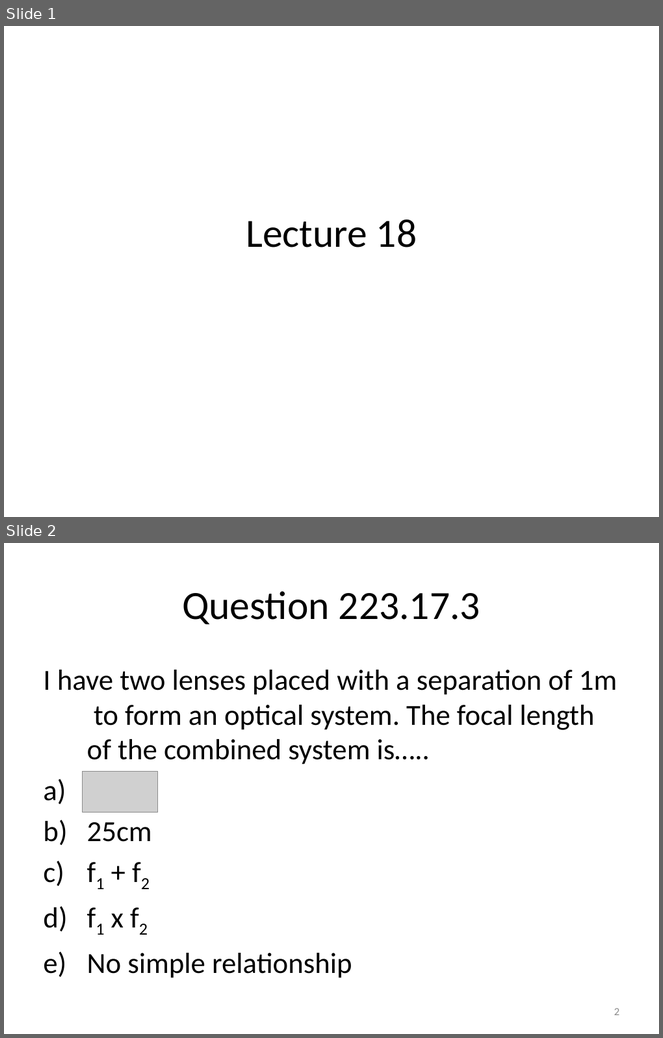
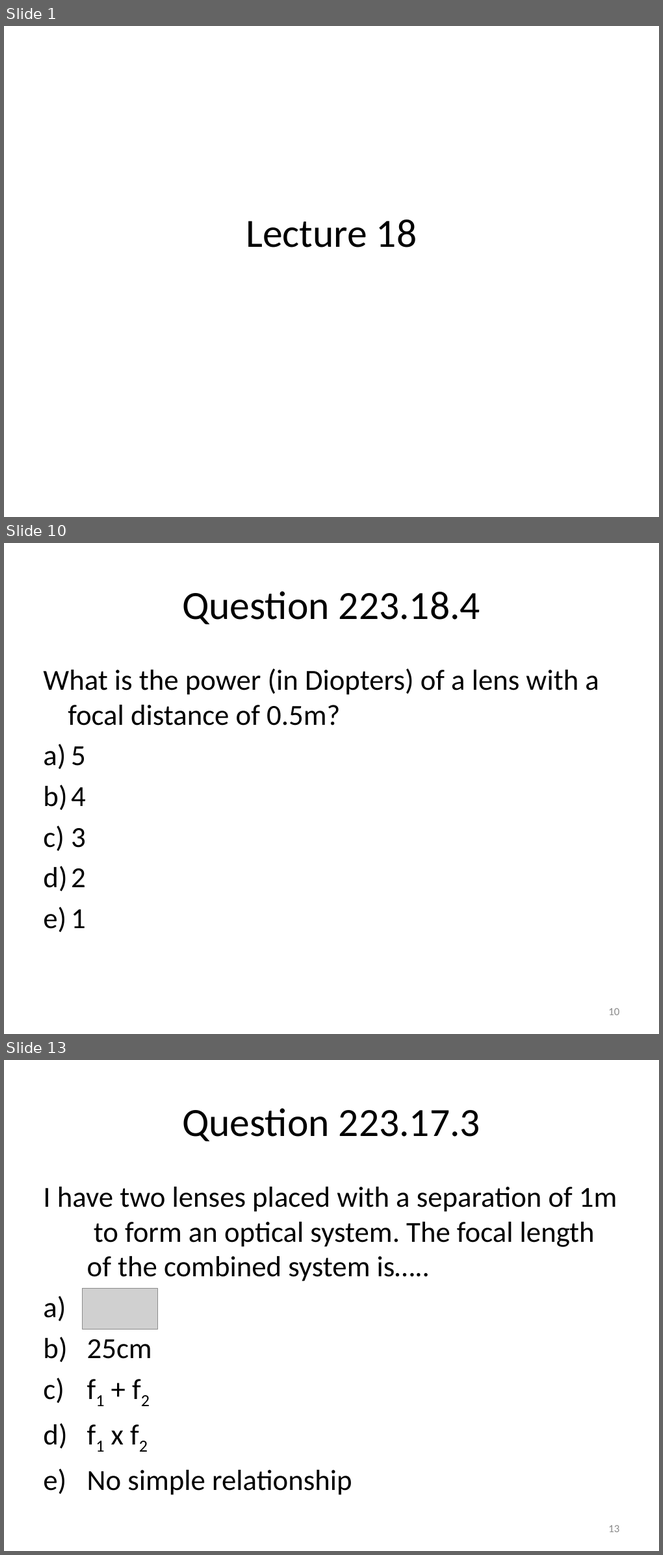
Before and after one commit to rtlines/Introductory-Physics-II, a slide deck: Lecture_Slides/PH 123 Lecture 18.pptx. Shown one above the other, each under a label of ours: slides 1 and 2 before the commit, slides 1, 10 and 13 after it; the slides between them are not shown. The pictures are 663x1038 and 663x1555 pixels, drawn with LibreOffice and Linux fonts; fonts in the diff are those of the drawing; grey boxes stand for pictures. Boxes give left, top, right and bottom in pixels: in the first picture for what was removed or moved away, otherwise in the second. Text is boxed around its words. In the diff, an @@ line names an element or a change of style, - is before the commit and + after.

```diff
--- a/Lecture_Slides/PH 123 Lecture 18.pptx
+++ b/Lecture_Slides/PH 123 Lecture 18.pptx
@@ slide 10 added at (x1=4, y1=543, x2=659, y2=1034), background #FFFFFF @@
@@ title added at (x1=182, y1=591, x2=480, y2=624), 44 pt, text #000000 @@
+Question 223.18.4
@@ text added at (x1=43, y1=668, x2=599, y2=928), 32 pt, text #000000 @@
+What is the power (in Diopters) of a lens with a focal distance of 0.5m?
+a) 5
+b) 4
+c) 3
+d) 2
+e) 1
@@ page number added at (x1=608, y1=1008, x2=620, y2=1016), 12 pt, text #8C8C8C @@
+10
@@ what was slide 2 is now slide 13 @@
@@ page number at (x1=608, y1=1525, x2=620, y2=1533): text changed @@
-2
+13
```
Also in this commit, not shown: 1 slide changed, 11 other slides added, 30 other files.
